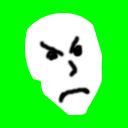
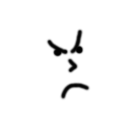
Before/after of a 128x128 layered artwork. What changed in the layer stack:
moved "Layer 5" above "Layer 4", painted on it over left=0, top=0, right=128, bottom=128
hid "Layer 4", painted on it over left=25, top=13, right=102, bottom=115
